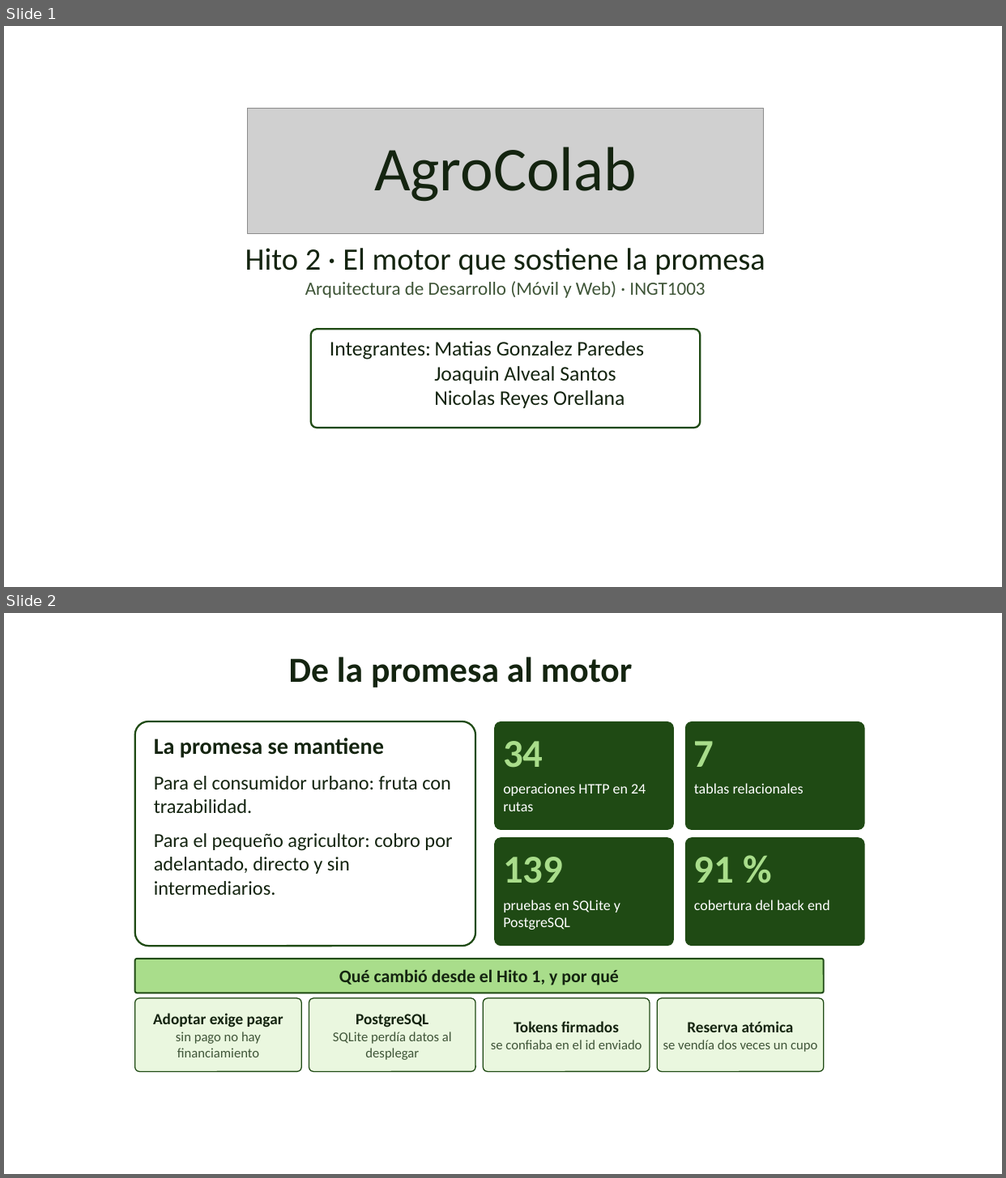
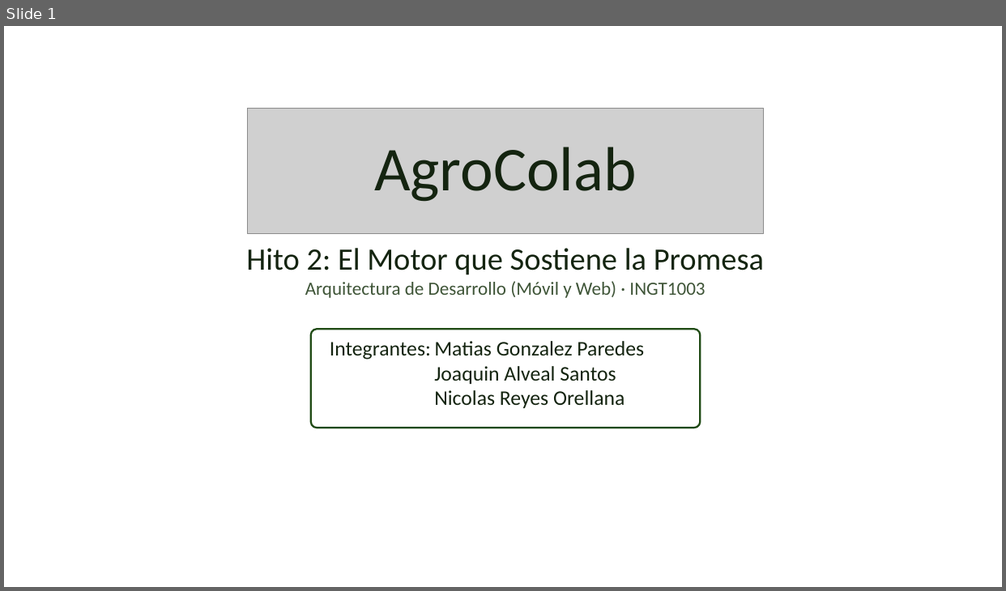
Before and after one commit to arrobaaas/agro-colab, a slide deck: docs/Presentacion_Hito2.pptx. Shown one above the other, each under a label of ours: slides 1 and 2 before the commit, slide 1 after it. The pictures are 1006x1178 and 1006x591 pixels, drawn with LibreOffice and Linux fonts; fonts in the diff are those of the drawing; grey boxes stand for pictures; background and template pictures are left out. Boxes give left, top, right and bottom in pixels: in the first picture for what was removed or moved away, otherwise in the second. Text is boxed around its words. In the diff, an @@ line names an element or a change of style, - is before the commit and + after.

Commit message:
docs: presentación del Hito 2 con el formato del Hito 1

```diff
--- a/docs/Presentacion_Hito2.pptx
+++ b/docs/Presentacion_Hito2.pptx
@@ slide 2 removed at bbox=[4, 613, 1002, 1174], background picture (left out) @@
@@ title removed at bbox=[289, 657, 632, 688] @@
-De la promesa al motor
@@ rounded rectangle removed at bbox=[135, 722, 475, 946] @@
@@ rounded rectangle removed at bbox=[494, 722, 674, 830] @@
@@ rounded rectangle removed at bbox=[685, 722, 865, 830] @@
@@ text removed at bbox=[154, 738, 384, 758] @@
-La promesa se mantiene
@@ text removed at bbox=[503, 741, 543, 768] @@
-34
@@ text removed at bbox=[694, 741, 714, 767] @@
-7
@@ text removed at bbox=[154, 776, 452, 895] @@
-Para el consumidor urbano: fruta con trazabilidad.
-Para el pequeño agricultor: cobro por adelantado, directo y sin intermediarios.
@@ text removed at bbox=[503, 783, 646, 811] @@
-operaciones HTTP en 24 rutas
@@ text removed at bbox=[694, 783, 803, 794] @@
-tablas relacionales
@@ rounded rectangle removed at bbox=[494, 837, 674, 946] @@
@@ rounded rectangle removed at bbox=[685, 837, 865, 946] @@
@@ text removed at bbox=[503, 857, 563, 884] @@
-139
@@ text removed at bbox=[694, 857, 734, 883] @@
-91 %
@@ text removed at bbox=[503, 900, 620, 930] @@
-pruebas en SQLite y PostgreSQL
@@ text removed at bbox=[694, 900, 830, 910] @@
-cobertura del back end
@@ rounded rectangle removed at bbox=[135, 959, 824, 994] @@
-Qué cambió desde el Hito 1, y por qué
@@ rounded rectangle removed at bbox=[135, 999, 302, 1072] @@
-Adoptar exige pagar
-sin pago no hay financiamiento
@@ rounded rectangle removed at bbox=[309, 999, 476, 1072] @@
-PostgreSQL
-SQLite perdía datos al desplegar
@@ rounded rectangle removed at bbox=[484, 999, 650, 1072] @@
-Tokens firmados
-se confiaba en el id enviado
@@ rounded rectangle removed at bbox=[657, 999, 824, 1072] @@
-Reserva atómica
-se vendía dos veces un cupo
@@ slide 1 changed as well @@
@@ text at bbox=[246, 248, 764, 275]: text changed @@
-Hito 2 · El motor que sostiene la promesa
+Hito 2: El Motor que Sostiene la Promesa
```
Also in this commit, not shown: 5 other slides changed, 4 slides added, 1 other slide removed, 1 other file.
